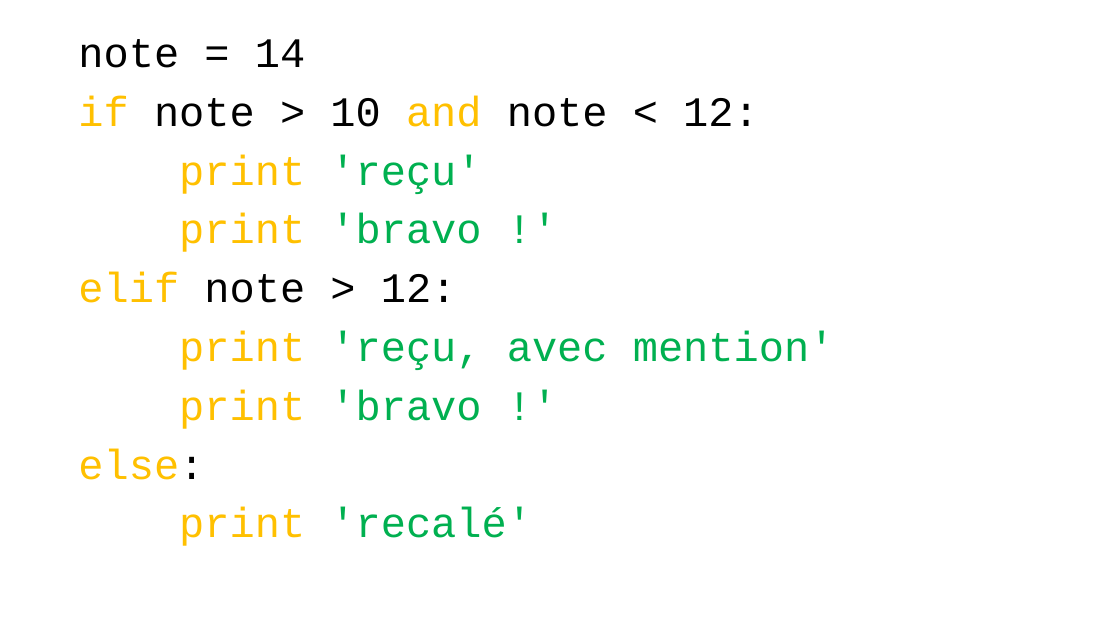
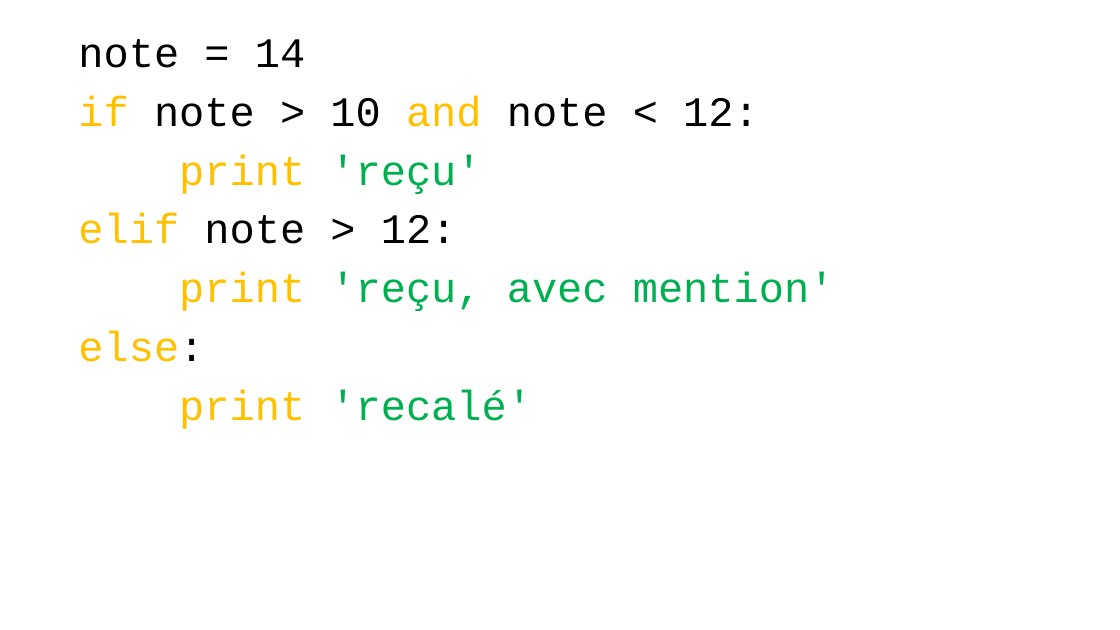
Before and after one commit to parmentelat/flotpython-archive, a slide deck: slide 7 of semaine3/CO12AL-W3-VIDEO07-SLIDE01.pptx (slide 5 before the commit). Drawn at 1120x630 pixels with LibreOffice and Linux fonts; fonts in the diff are those of the drawing. Boxes give left, top, right and bottom in pixels: in the first picture for what was removed or moved away, otherwise in the second. Text is boxed around its words. In the diff, an @@ line names an element or a change of style, - is before the commit and + after.

```diff
--- a/semaine3/CO12AL-W3-VIDEO07-SLIDE01.pptx
+++ b/semaine3/CO12AL-W3-VIDEO07-SLIDE01.pptx
@@ text at box(179, 213, 481, 252): paragraph removed @@
-print 'bravo !'
@@ text at box(179, 389, 481, 429): paragraph removed @@
-print 'bravo !'
```
Also in this commit, not shown: 1 other slide changed, 4 slides added, 2 slides removed, 3 other files.
